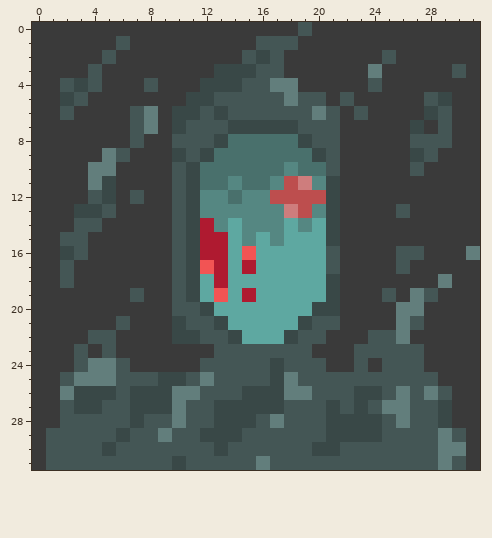
Edited in one commit: pixel-art sprite (public/images/avatars/avatar-03.png). Above is the file before it was changed.
The file is 32x32 pixels.
Now the later version:
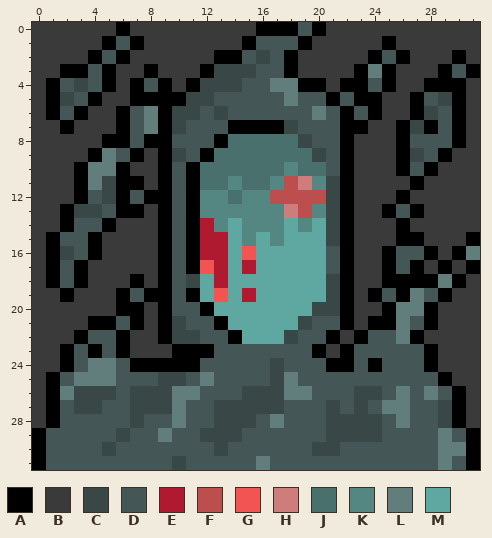
Palette (. is transparent): A #000000  B #3a3a3a  C #394847  D #445655  E #af1a30  F #bd4e4e  G #f25454  H #ce7d7d  J #49706c  K #558782  L #627e7c  M #5ea8a1
Changes in this commit:
Colour B becomes colour A in row 0 at x 6, 16 to 18 and 20; in row 1 at x 5, 7, 15, 19 and 25; in row 2 at x 4, 6, 13 to 14, 18, 24, 26 and 30; in row 3 at x 2 to 3, 5, 8, 12, 18, 23, 25, 29 and 31; in row 4 at x 1, 5, 7, 9, 11, 19 to 20, 22 to 23, 25 and 28 to 30; in row 5 at x 1, 4, 7 to 10, 21, 23 to 24, 27 and 30.
Colour B becomes colour A in row 6 at x 1, 3, 6, 9, 22, 24, 27 and 30; in row 7 at x 2, 6, 9, 22 to 23, 26, 28 and 30; in row 8 at x 5 to 6, 8 to 9, 22, 26 and 30; in row 9 at x 4, 7, 9, 22, 26 and 29; in row 10 at x 3, 6, 9, 22, 26 and 28; in row 11 at x 3, 6 to 7, 9, 22 and 27.
Colour B becomes colour A in row 12 at x 3, 6, 8 to 9, 22 and 26; in row 13 at x 2, 6 to 7, 9, 22, 25 and 27; in row 14 at x 2, 5, 9, 22 and 26; in row 15 at x 1, 4, 9, 22, 26 to 27 and 31; in row 16 at x 1, 4, 9, 22, 25, 28 and 30; in row 17 at x 1, 3, 9, 22, 25, 27, 29 and 31.
Colour B becomes colour A in row 18 at x 1, 3, 7, 9, 22, 25 to 28 and 30; in row 19 at x 2, 6, 8 to 9, 22, 24, 26 and 29; in row 20 at x 6 to 7, 9, 22, 25 and 28; in row 21 at x 4 to 5, 7, 9, 22, 24 to 25 and 28; in row 22 at x 3, 6, 9, 21, 23 and 27; in row 23 at x 2, 4, 6, 10 to 12, 20, 22 and 28.
Colour B becomes colour A in row 24 at x 2, 7 to 11, 21 to 22, 24 and 28; in row 25 at x 1 and 29; in rows 26 to 28 at x 1 and 30; in rows 29 to 31 at x 0 and 31.
Colour C becomes colour A in row 7 at x 14 to 17; in row 8 at x 13; in row 9 at x 12; in rows 10 to 17 at x 11; in row 19 at x 11; in row 20 at x 12.
Colour C becomes colour A in row 21 at x 13; in row 22 at x 14.
Pixel boxes of the changes (left, top, right, bottom) in both pictures:
changed: (32, 22, 480, 470)
